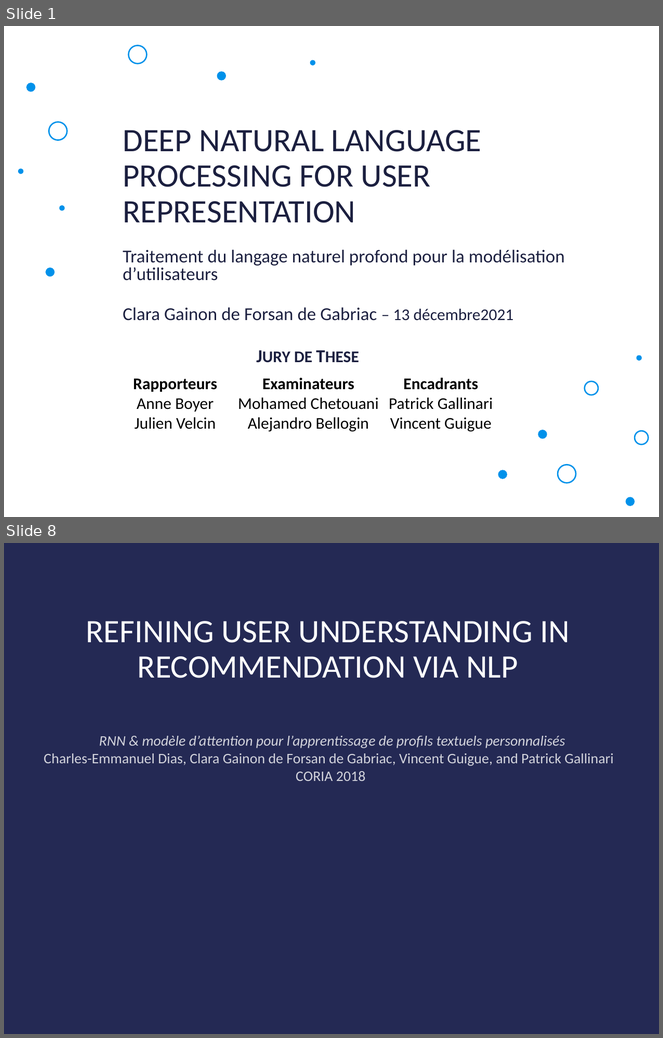
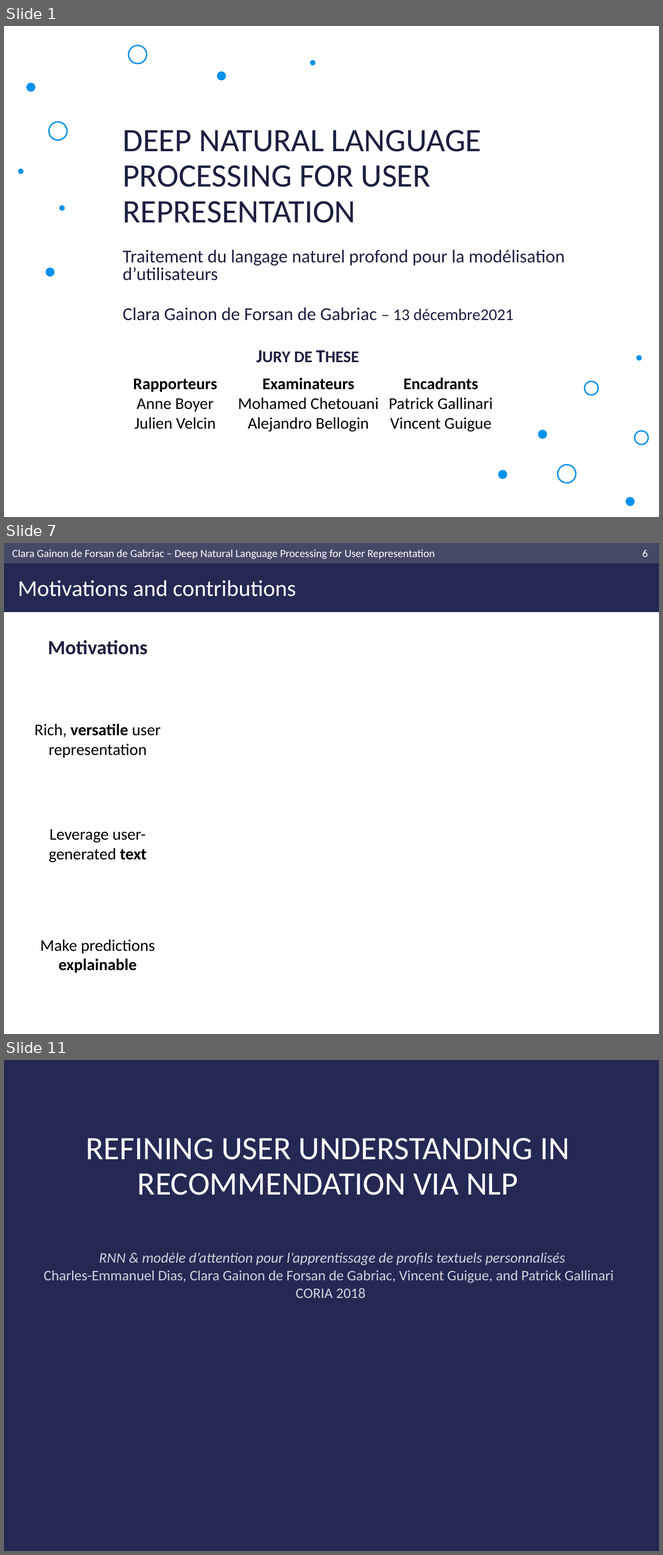
Before and after one commit to clara-gdef/defense, a slide deck: defense.pptx. Shown one above the other, each under a label of ours: slides 1 and 8 before the commit, slides 1, 7 and 11 after it; the slides between them are not shown. The pictures are 663x1038 and 663x1555 pixels, drawn with LibreOffice and Linux fonts; fonts in the diff are those of the drawing; background and template pictures are left out. Boxes give left, top, right and bottom in pixels: in the first picture for what was removed or moved away, otherwise in the second. Text is boxed around its words. In the diff, an @@ line names an element or a change of style, - is before the commit and + after.

```diff
--- a/defense.pptx
+++ b/defense.pptx
@@ slide 7 added at (4, 543, 659, 1034), background #FFFFFF @@
@@ rectangle added at (4, 543, 659, 612), fill #242954 @@
@@ rectangle added at (4, 543, 659, 563), fill #454968 @@
@@ text added at (12, 549, 435, 559), 12 pt, text #FFFFFF @@
+Clara Gainon de Forsan de Gabriac – Deep Natural Language Processing for User Representation
@@ page number added at (643, 550, 648, 557), 12 pt, text #FFFFFF @@
+6
@@ title added at (18, 580, 296, 597), 25 pt, text #FFFFFF @@
+Motivations and contributions
@@ text added at (48, 640, 148, 655), 22 pt, text #1B1F3F, bold @@
+Motivations
@@ text added at (35, 724, 161, 758), 18 pt, text #000000 @@
+Rich, versatile user representation
@@ text added at (49, 829, 146, 863), 18 pt, text #000000 @@
+Leverage user-generated text
@@ text added at (40, 940, 155, 973), 18 pt, text #000000 @@
+Make predictions explainable
@@ what was slide 8 is now slide 11 @@
```
Also in this commit, not shown: 7 slides changed, 6 other slides added, 4 slides removed, 2 other files.
